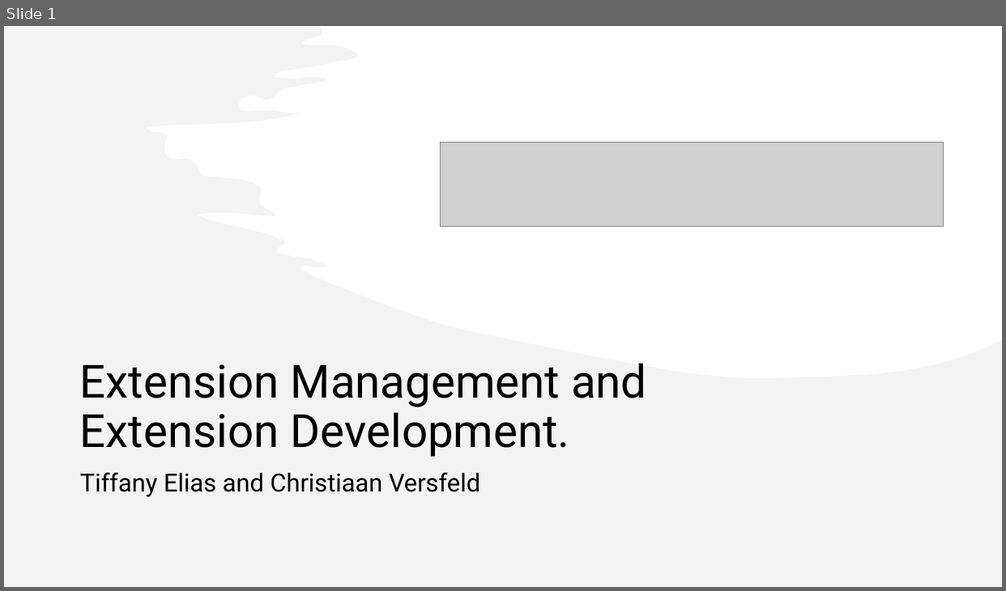
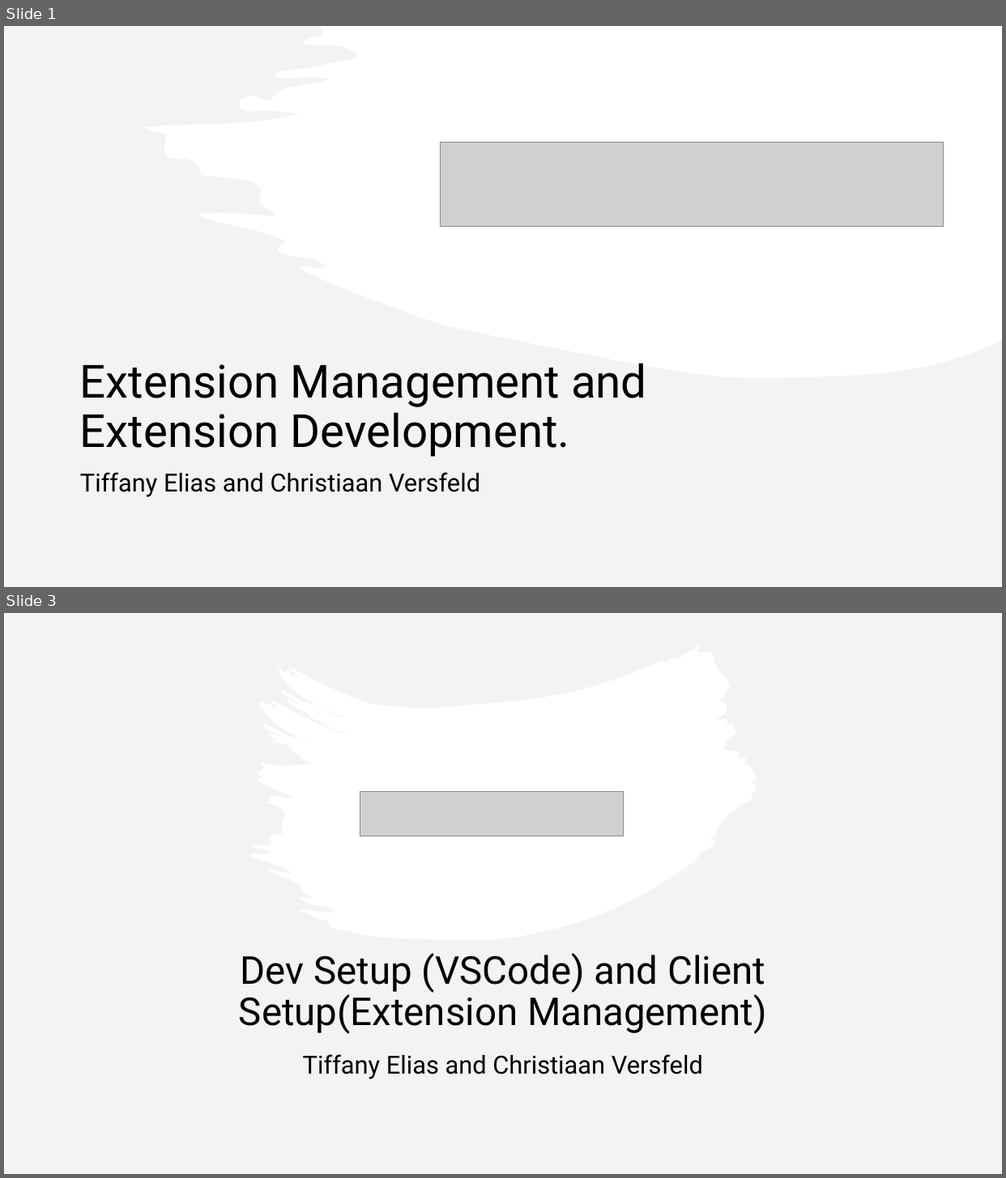
Before and after one commit to ArmadilloV88/NVR-Module-Presentation, a slide deck: Documents/Business Extension Presentation.pptx. Shown one above the other, each under a label of ours: slide 1 before the commit, slides 1 and 3 after it; the slides between them are not shown. The pictures are 1006x591 and 1006x1178 pixels, drawn with LibreOffice and Linux fonts; fonts in the diff are those of the drawing; grey boxes stand for pictures. Boxes give left, top, right and bottom in pixels: in the first picture for what was removed or moved away, otherwise in the second. Text is boxed around its words. In the diff, an @@ line names an element or a change of style, - is before the commit and + after.

Commit message:
Powerpoint Update

```diff
--- a/Documents/Business Extension Presentation.pptx
+++ b/Documents/Business Extension Presentation.pptx
@@ slide 3 added at <box>4,613,1002,1174</box>, background #FFFFFF @@
@@ rectangle added at <box>4,613,1002,1174</box>, fill #FFFFFF @@
@@ freeform shape added at <box>4,613,1002,1174</box>, fill #E8E8E8 at 50% opacity @@
@@ picture added at <box>360,792,624,836</box> @@
@@ title added at <box>239,953,767,1034</box>, 37 pt, text #000000 @@
+Dev Setup (VSCode) and Client Setup(Extension Management)
@@ subtitle added at <box>303,1054,703,1080</box>, 24 pt, text #000000 @@
+Tiffany Elias and Christiaan Versfeld
```
Also in this commit, not shown: 3 other slides added.
